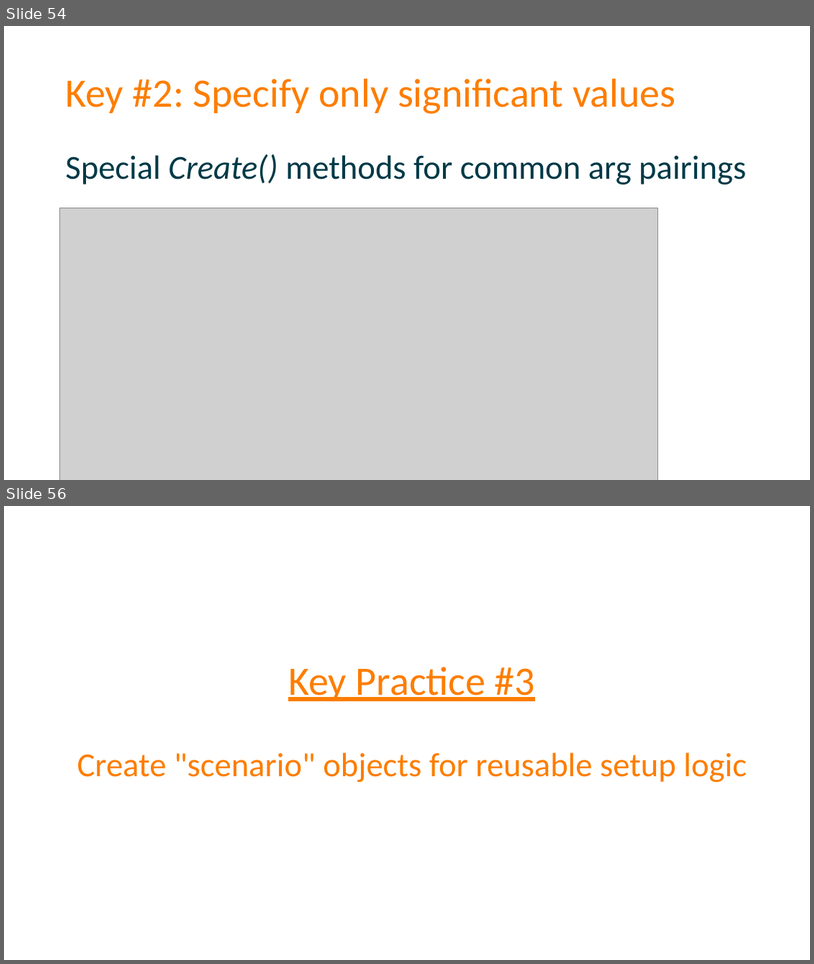
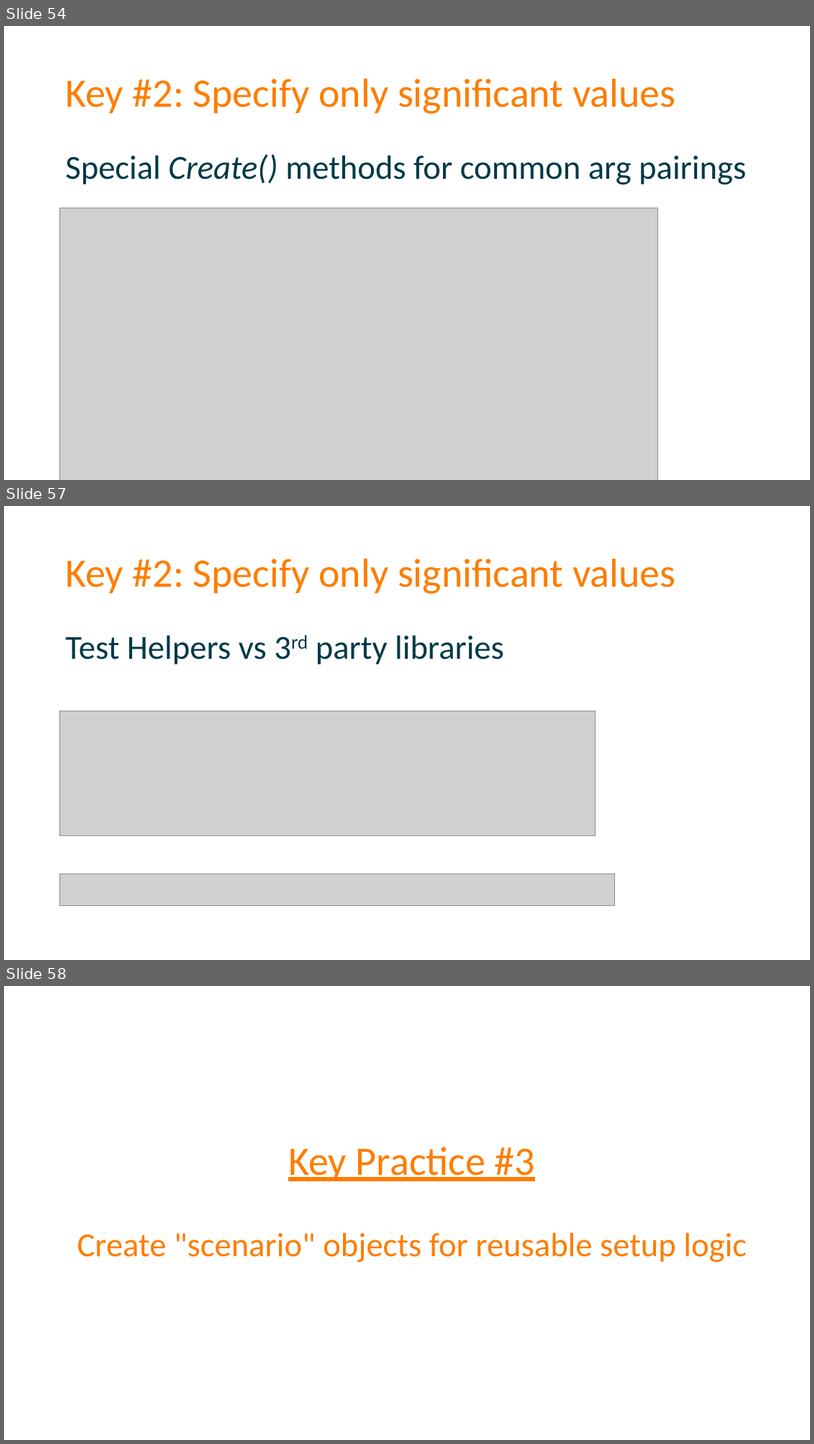
Before and after one commit to spetryjohnson/Talk-Patterns_of_Effective_Test_Setup, a slide deck: POETS - CodeMash 2017.pptx. Shown one above the other, each under a label of ours: slides 54 and 56 before the commit, slides 54, 57 and 58 after it; the slides between them are not shown. The pictures are 814x964 and 814x1444 pixels, drawn with LibreOffice and Linux fonts; fonts in the diff are those of the drawing; grey boxes stand for pictures. Boxes give left, top, right and bottom in pixels: in the first picture for what was removed or moved away, otherwise in the second. Text is boxed around its words. In the diff, an @@ line names an element or a change of style, - is before the commit and + after.

```diff
--- a/POETS - CodeMash 2017.pptx
+++ b/POETS - CodeMash 2017.pptx
@@ slide 57 added at (4,506,810,960), background #FFFFFF @@
@@ title added at (65,559,676,594), 48 pt, text #FD7D00 @@
+Key #2: Specify only significant values
@@ text added at (65,635,504,664), 40 pt, text #013947 @@
+Test Helpers vs 3rd party libraries
@@ picture added at (59,710,596,836) @@
@@ picture added at (59,874,615,906) @@
@@ what was slide 56 is now slide 58 @@
```
Also in this commit, not shown: 6 slides changed, 7 other slides added, 3 slides removed, 1 other file.
